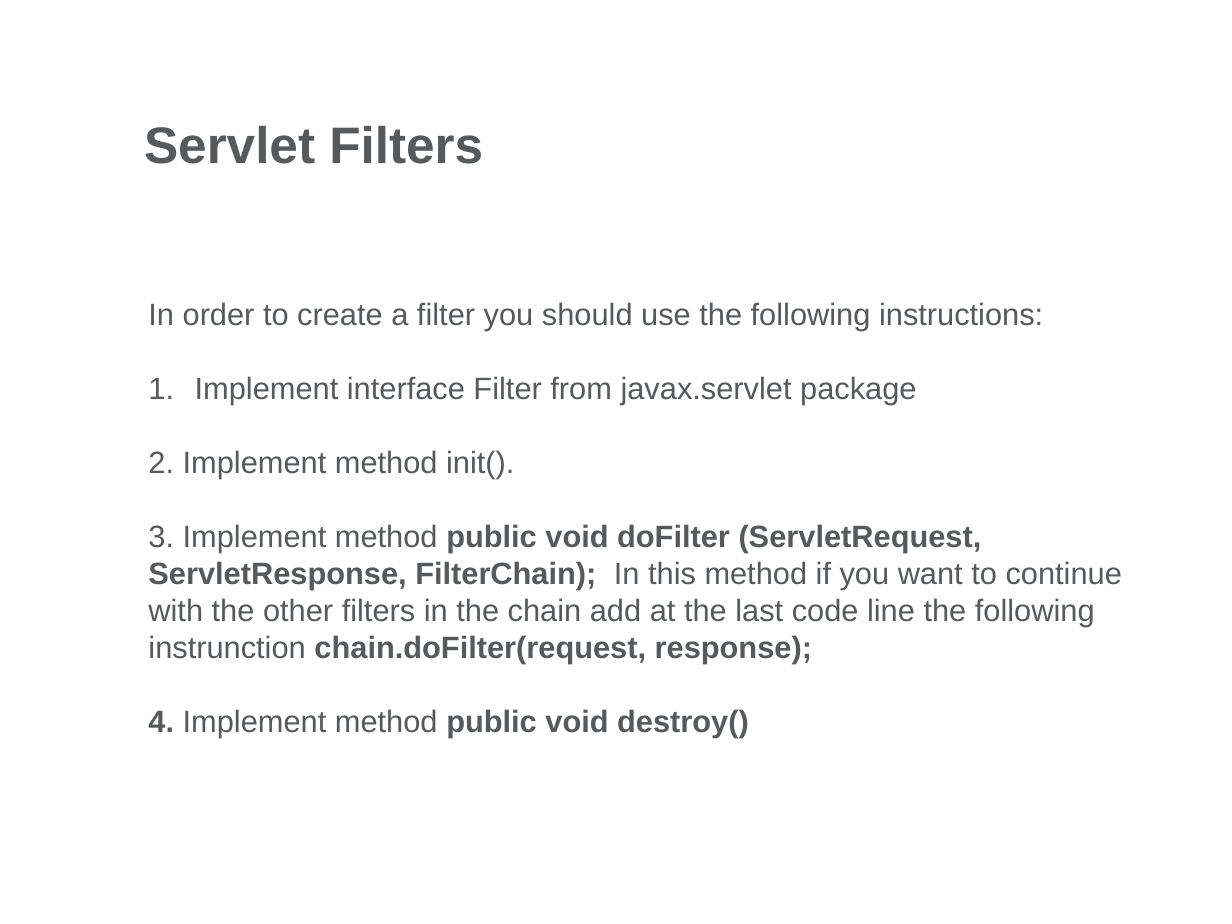
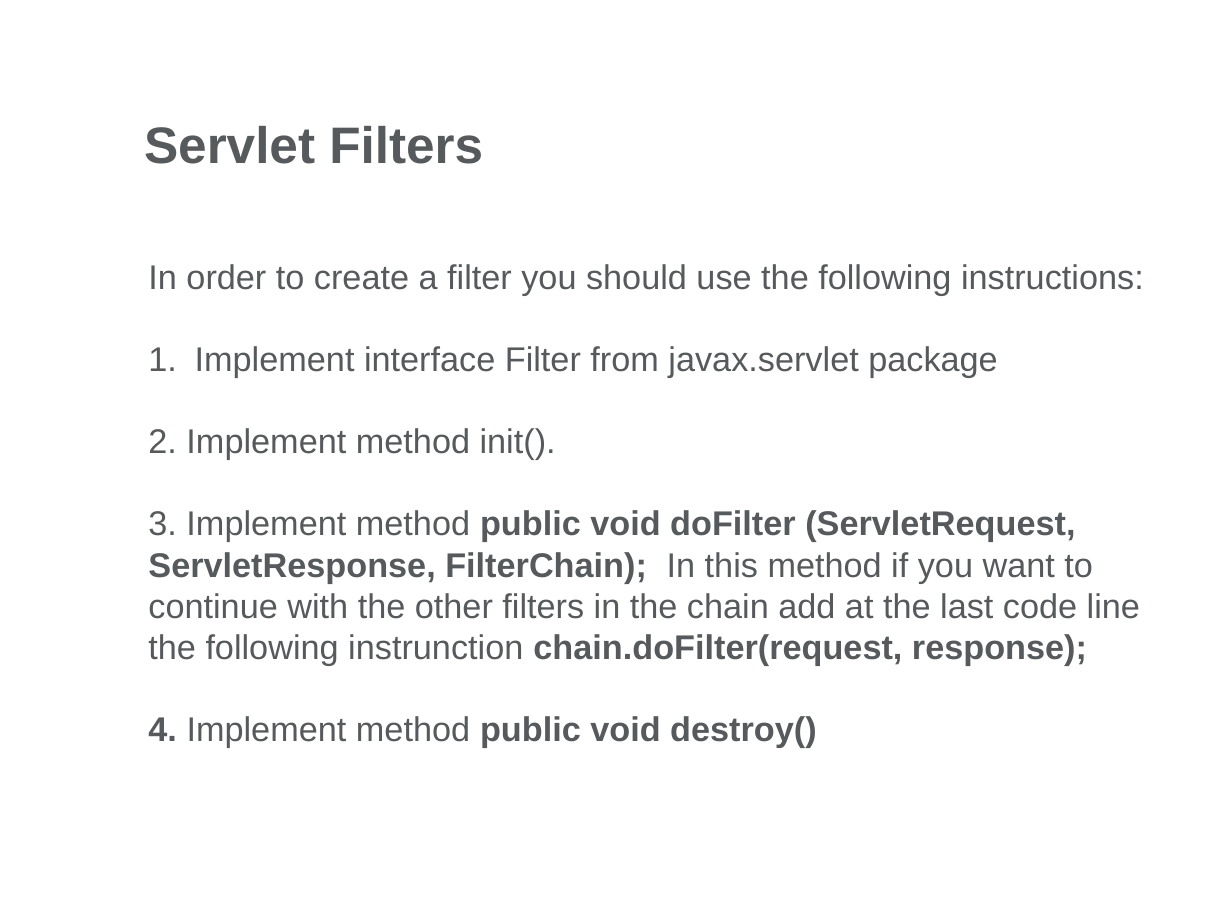
Before and after one commit to mihalceama/JavaDocs, a slide deck: slide 22 of Servlets/Day2/Docs/Web Presentation-Part2.pptx. Drawn at 1232x924 pixels with LibreOffice and Linux fonts; fonts in the diff are those of the drawing; background and template pictures are left out. Boxes give left, top, right and bottom in pixels: in the first picture for what was removed or moved away, otherwise in the second. Text is boxed around its words. In the diff, an @@ line names an element or a change of style, - is before the commit and + after.

```diff
--- a/Servlets/Day2/Docs/Web Presentation-Part2.pptx
+++ b/Servlets/Day2/Docs/Web Presentation-Part2.pptx
@@ text "In order to create a ...": place and size @@
-text "In order to create a ..." at (148, 302, 1122, 738)
+text "In order to create a ..." at (148, 264, 1144, 747)
@@ text "In order to create a ..." at (148, 264, 1144, 747): size 18 to 20 pt @@
```
Also in this commit, not shown: 12 other slides changed, 1 other file.
